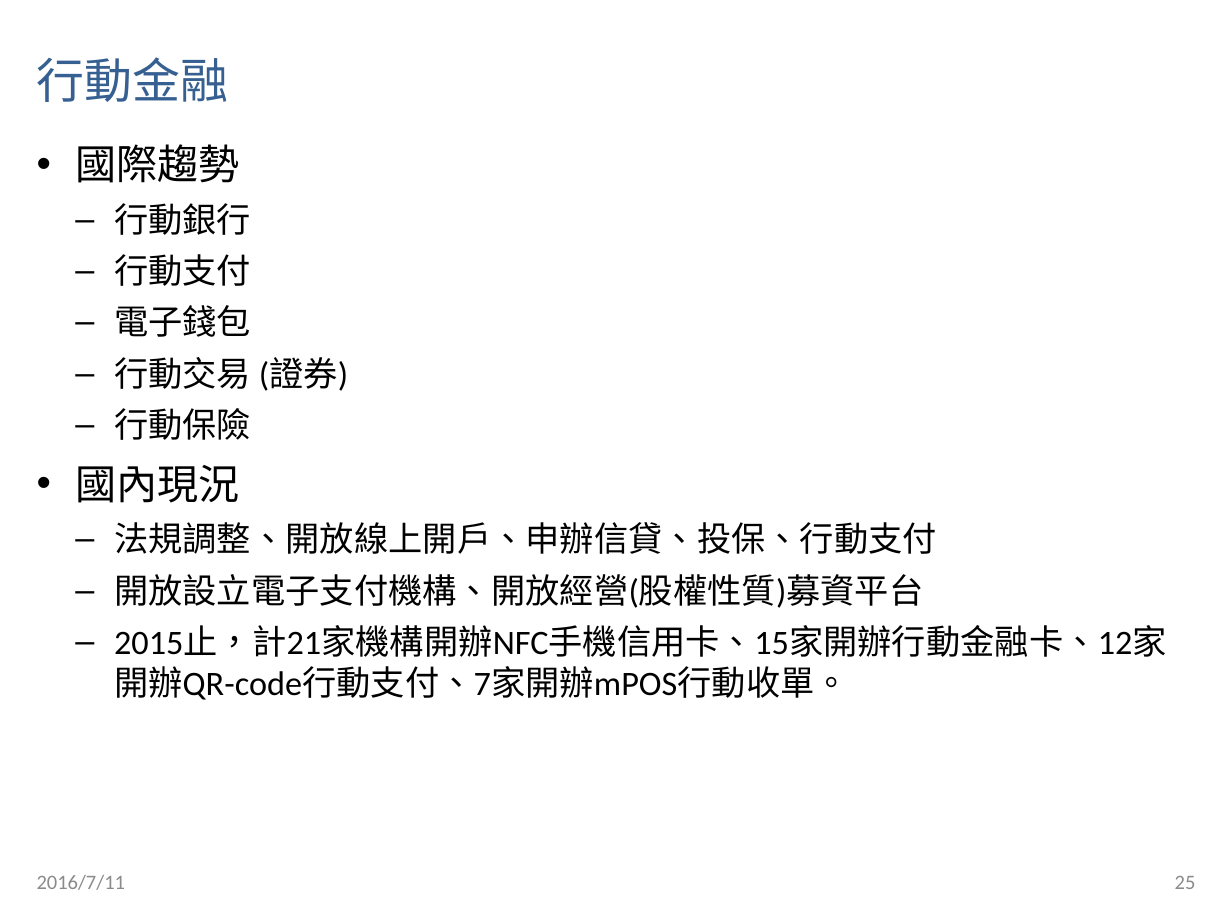
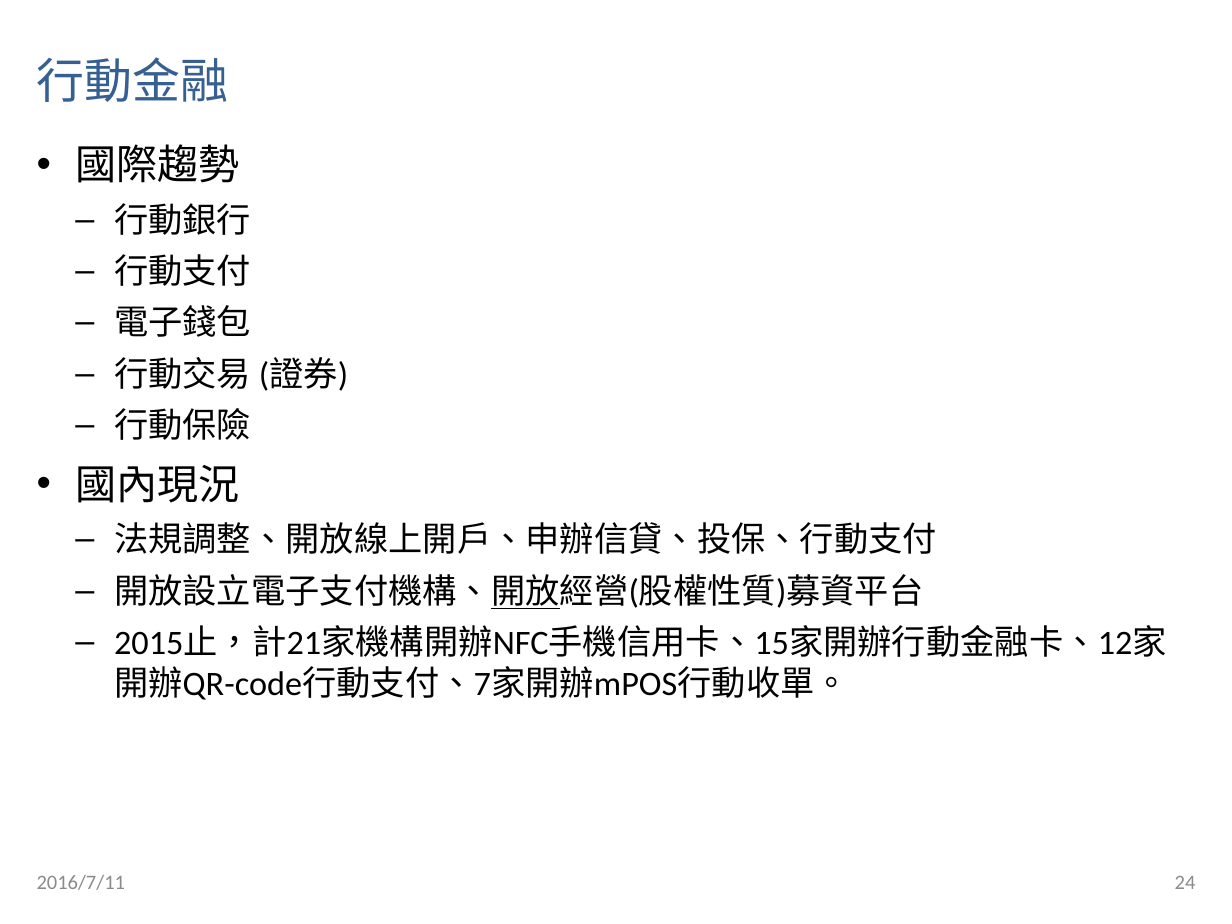
Before and after one commit to CpOuyang/custom, a slide deck: slide 24 of 20160712 - 金融科技白皮書(部會).pptx (slide 25 before the commit). Drawn at 1232x924 pixels with LibreOffice and Linux fonts; fonts in the diff are those of the drawing. Boxes give left, top, right and bottom in pixels: in the first picture for what was removed or moved away, otherwise in the second. Text is boxed around its words. In the diff, an @@ line names an element or a change of style, - is before the commit and + after.

```diff
--- a/20160712 - 金融科技白皮書(部會).pptx
+++ b/20160712 - 金融科技白皮書(部會).pptx
@@ text at [114, 574, 923, 609]: underline on in "開放設立電子支付機構、開放經營(股權性質)募資平台" @@
@@ page number at [1175, 876, 1196, 889]: text changed @@
-25
+24
```
Also in this commit, not shown: 2 other slides changed, 2 slides added, 3 slides removed.
